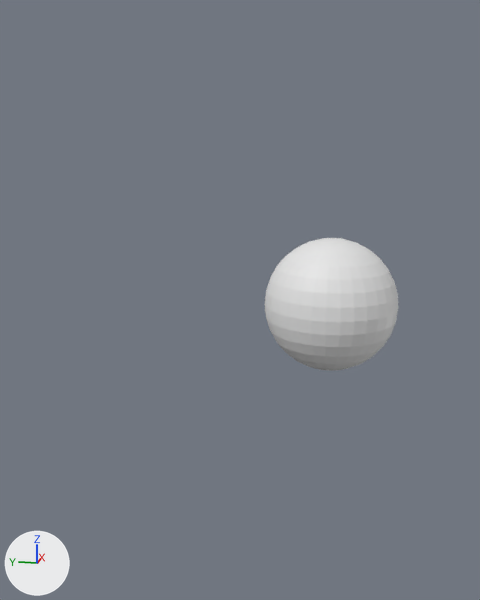
Renders of the Blender file demos/dam_break.blend from each side of a commit.
Both versions are drawn from a camera (50 mm lens) standing at (-1.45, -0.22, 0.97) and looking at (1.34, 0.33, 0.27). The lights are fixed; the arrows at lower left show +X, +Y and +Z. The older version comes first.
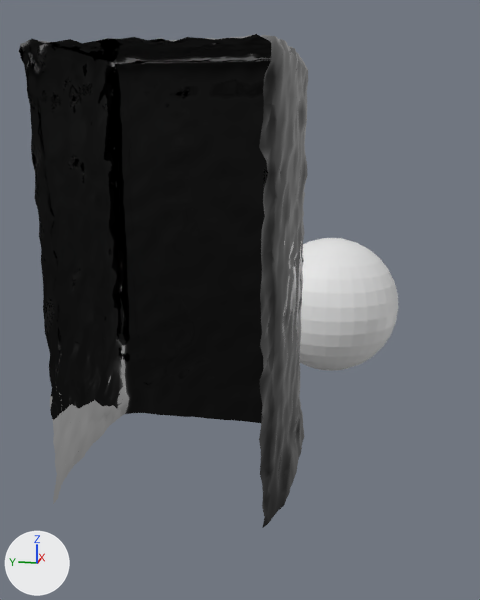
Pixel boxes [x1, y1, x2, y2] of what changed, in the pictures (480 x 600 px):
'FluidSim Surface', now drawn: after [19, 34, 308, 528]

Edits to the bpy script that builds the scene:
```text
Change me_fluidsim_surface:
    used by ob_fluidsim_surface; location = (0.0, 0.0, 0.0)
    remove me_fluidsim_surface.from_pydata(...)  # 0 vertices, 0 faces; spans empty
    add me_fluidsim_surface.from_pydata(...)  # 3138 vertices, 6108 faces; spans x 0.015..0.643, y -0.04..0.619, z 0.015..1.194
    me_fluidsim_surface part 1: the whole mesh is rebuilt
```
